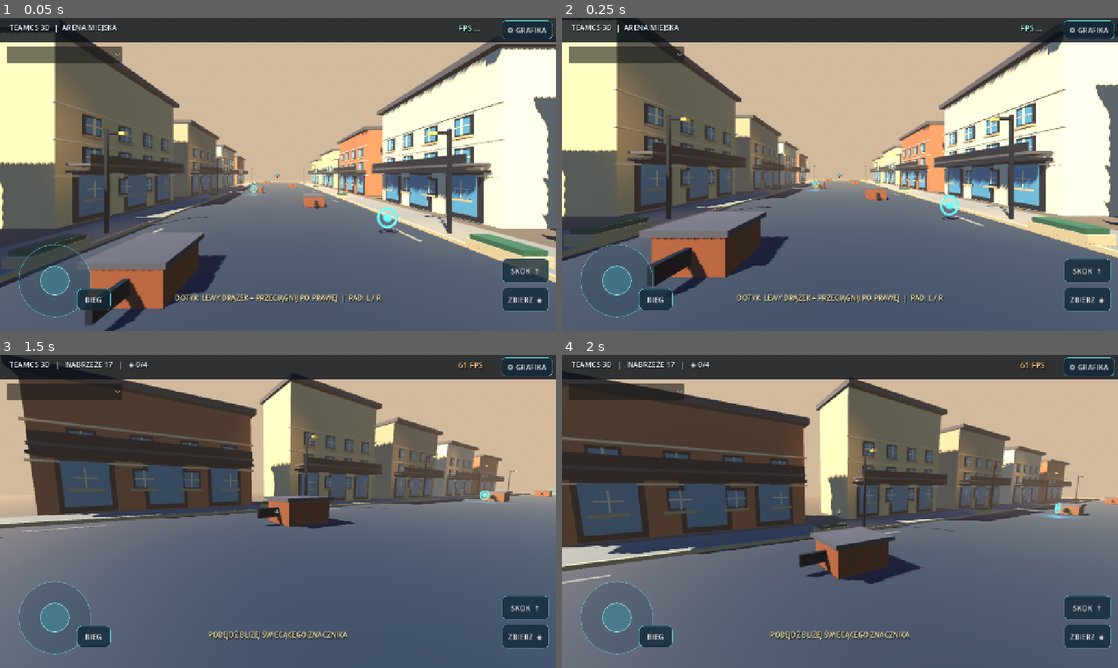
Above: before the commit, frames 1-4 (two rows, left to right).
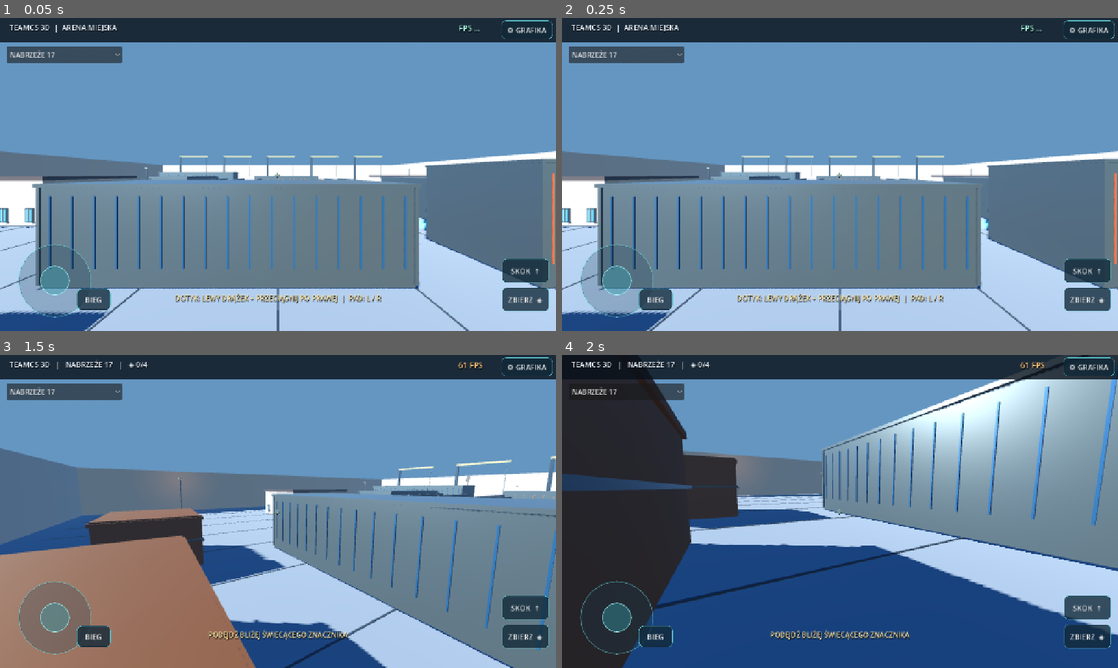
Above: after the commit, the same moments.

Repository: bartus9711-spec/neon-strike-android
Game: Godot game, scene res://scenes/main.tscn
Two runs of this game, one before a commit and one after it. Both use one fixed random seed, a clock stepped at 60 frames per second and the inputs below.
Inputs (mouse positions are in pixels of both pictures, inside the frame that each line leads up to):
- Up to frame 1 (0.05 s): no input
- Up to frame 2 (0.25 s): no input
- Up to frame 3 (1.5 s): tap Enter at 0.5 s; move the mouse to (400, 495) at 0.52 s; hold D 0.53-1.28 s; tap E at 0.6, 1.35 s; click (400, 495) at 0.67 s; tap Space at 0.77 s; move the mouse to (250, 511) at 1.27 s; hold W from 1.28 s (still down)
- Up to frame 4 (2 s): keep holding W; tap Space at 1.52 s

The runs differ from the first frame. In frame 1, 85% of the frame differs, in the area x 0-100%, y 0-100%; in frame 2, 85%; in frame 3, 90%; in frame 4, 85%.

Commit message:
feat(godot): connect all 8 scene layouts and switch arenas with shared controller, collision and saveable graphics settings

Diff:
--- a/godot/scripts/main.gd
+++ b/godot/scripts/main.gd
@@ -2,12 +2,15 @@
 ## Native Godot 4 mobile 3D foundation. Distinct from legacy HTML game.
 ## Goal: fluid movement, touch / gamepad, render settings and real lit 3D level.
 const HUD = preload("res://scripts/hud.gd")
+const ARENAS = preload("res://scripts/arenas.gd")
 
 var hero: CharacterBody3D
 var camera: Camera3D
 var sun: DirectionalLight3D
 var atmosphere: Environment
 var hud
+var arena
+var map_index := 0
 var heading := 0.0
 var elevation := 0.0
 var jump_queued := false
@@ -24,13 +27,19 @@
     Input.mouse_mode = Input.MOUSE_MODE_VISIBLE
     _setup_palette()
     _setup_lighting()
-    _make_city()
+    arena = ARENAS.new()
+    add_child(arena)
+    arena.configure(sun, atmosphere)
+    arena.load_arena(0)
     _make_hero()
     hud = HUD.new()
     add_child(hud)
     hud.jump_requested.connect(func(): jump_queued = true)
     hud.action_requested.connect(func(): action_queued = true)
     hud.graphics_changed.connect(_apply_graphics)
+    hud.map_requested.connect(switch_map)
+    hud.configure_maps(arena.maps)
+    switch_map(0)
     _apply_graphics(2, 120, 1.0, true, 2)
     hud.set_message("DOTYK: LEWY DRĄŻEK + PRZECIĄGNIJ PO PRAWEJ  |  PAD: L / R", 6.0)
 
@@ -249,6 +258,25 @@
     lamp.light_energy = 1.5
     anchor.add_child(lamp)
     beacons.append(anchor)
+
+func switch_map(index: int) -> void:
+    map_index = posmod(index, arena.maps.size())
+    arena.load_arena(map_index)
+    for item in beacons:
+        if is_instance_valid(item):
+            item.queue_free()
+    beacons.clear()
+    collected = 0
+    for pos in [Vector3(-15,.95,-12),Vector3(15,.95,-12),Vector3(-12,.95,14),Vector3(14,.95,13)]:
+        _make_beacon(pos)
+    if is_instance_valid(hero):
+        hero.velocity = Vector3.ZERO
+        hero.global_position = Vector3(0,1.8,31)
+        hero.rotation = Vector3.ZERO
+    heading = 0.0
+    elevation = 0.0
+    if is_instance_valid(hud):
+        hud.set_map(map_index, str(arena.current_map.get("name", "ARENA")))
 
 func _make_hero() -> void:
     hero = CharacterBody3D.new()
